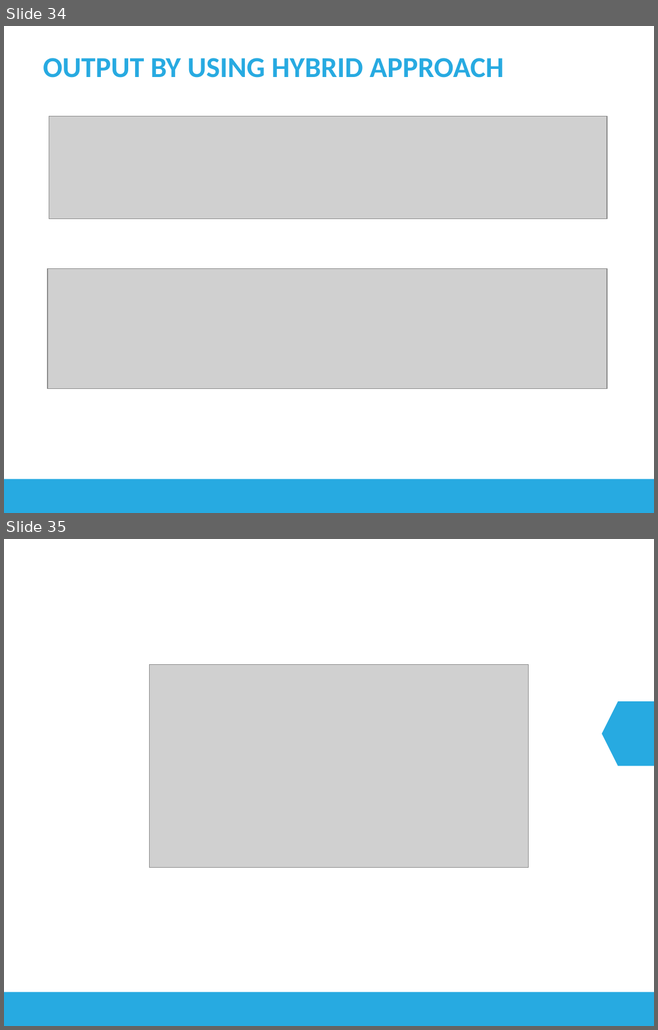
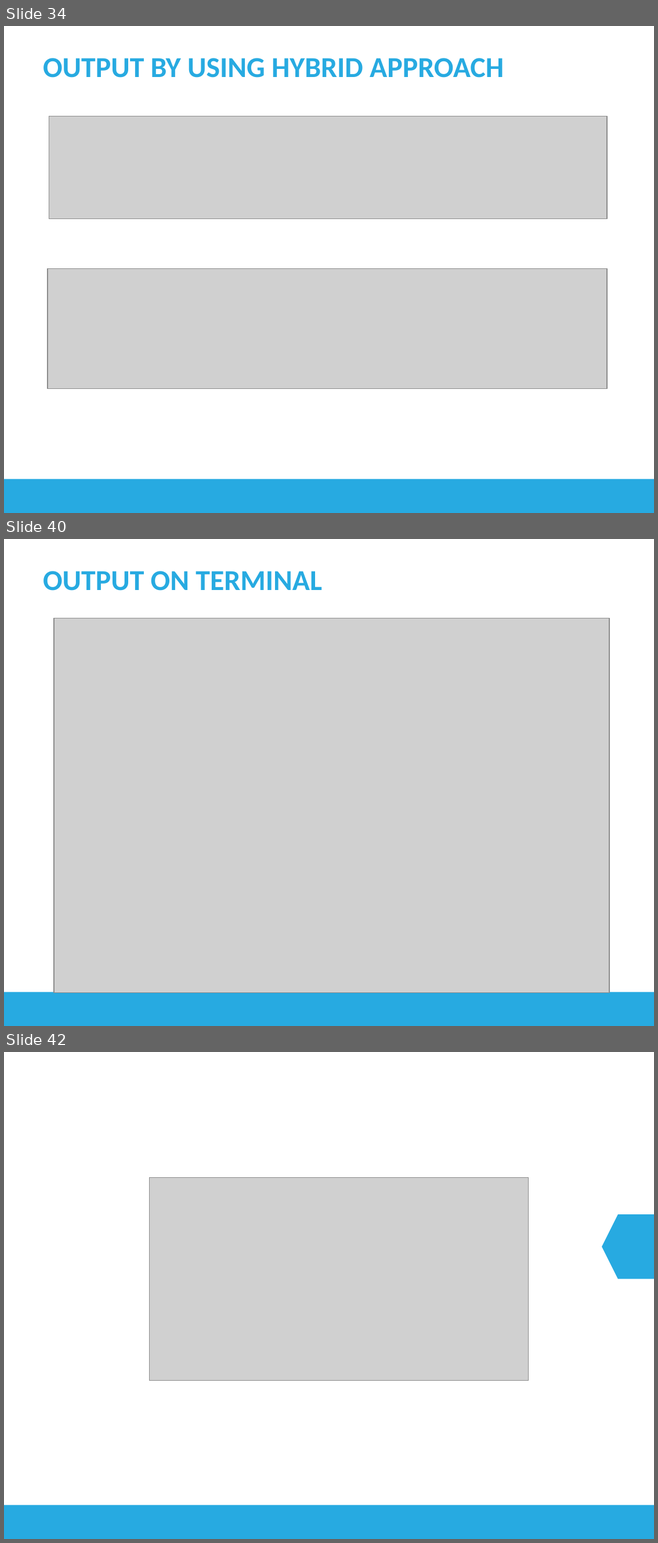
Before and after one commit to longhuynh/BigData, a slide deck: docs/Presentation.pptx. Shown one above the other, each under a label of ours: slides 34 and 35 before the commit, slides 34, 40 and 42 after it; the slides between them are not shown. The pictures are 658x1030 and 658x1543 pixels, drawn with LibreOffice and Linux fonts; fonts in the diff are those of the drawing; grey boxes stand for pictures. Boxes give left, top, right and bottom in pixels: in the first picture for what was removed or moved away, otherwise in the second. Text is boxed around its words. In the diff, an @@ line names an element or a change of style, - is before the commit and + after.

```diff
--- a/docs/Presentation.pptx
+++ b/docs/Presentation.pptx
@@ slide 40 added at <box>4,539,654,1026</box>, background #FFFFFF; not listed: 1 template element that a slide beside it also shows @@
@@ title added at <box>43,571,322,591</box>, 32 pt, text #27AAE1, bold @@
+OUTPUT ON TERMINAL
@@ picture added at <box>54,618,609,993</box> @@
@@ what was slide 35 is now slide 42 @@
```
Also in this commit, not shown: 1 slide changed, 6 other slides added.
